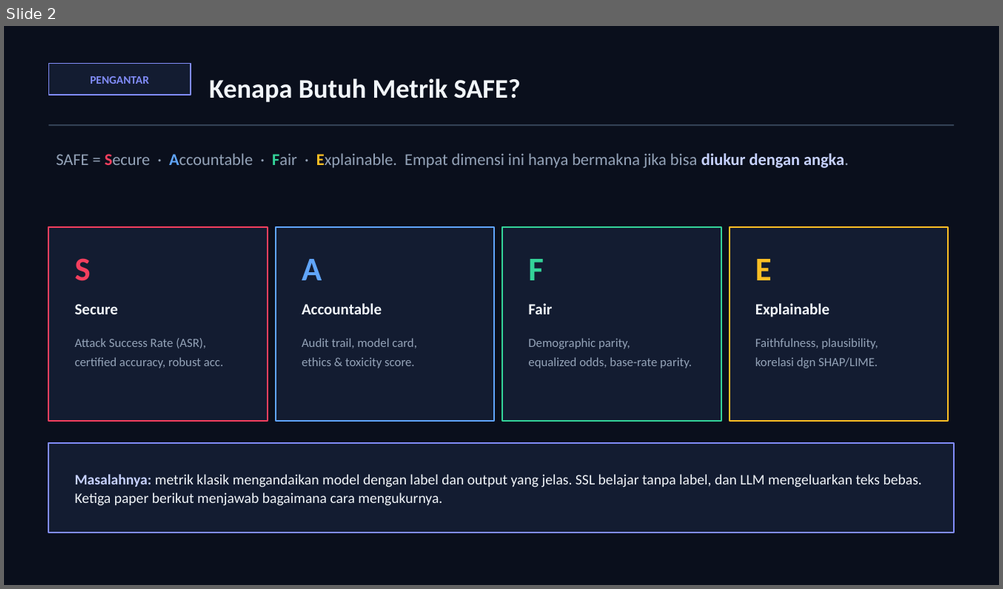
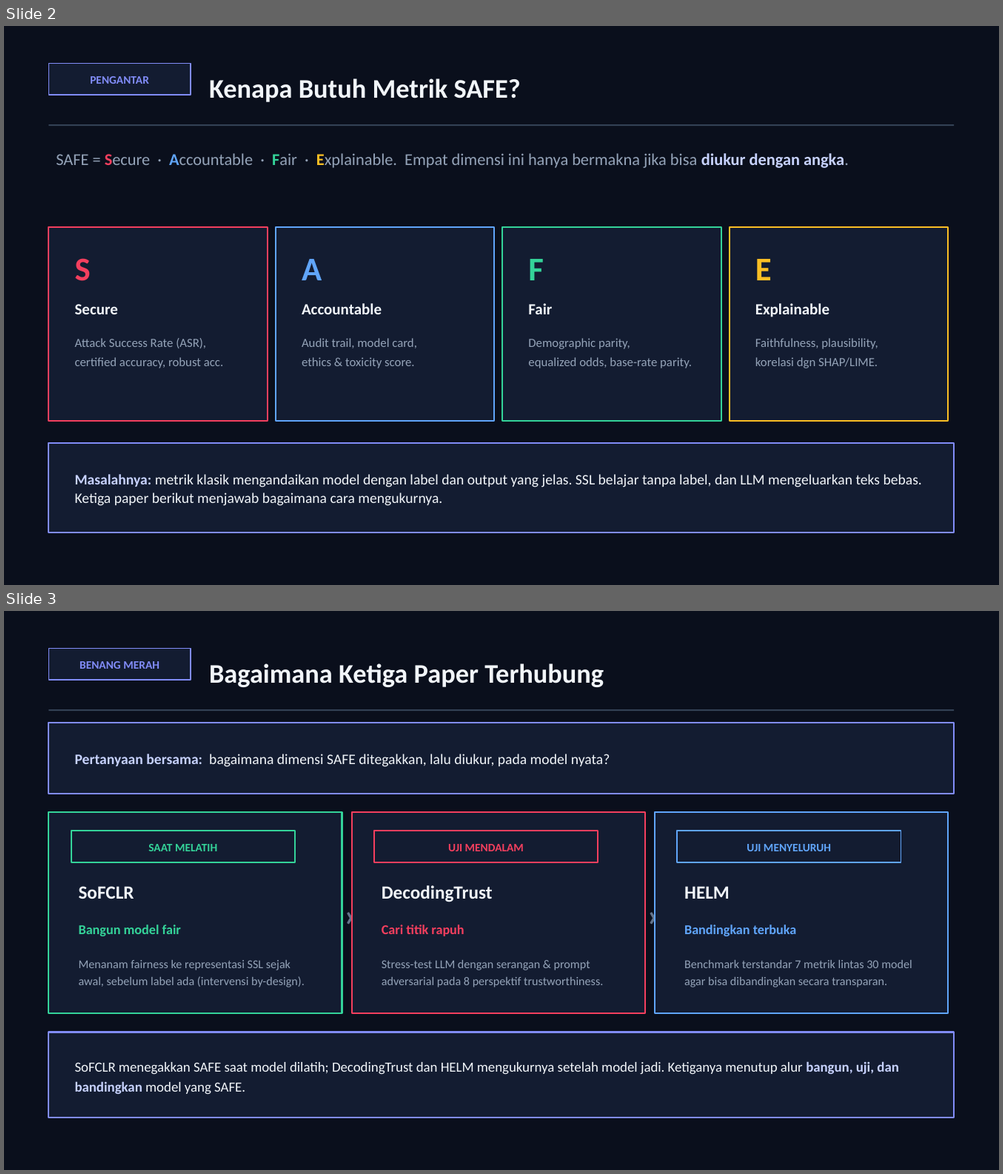
Before and after one commit to awangga/awangga.github.io, a slide deck: safe/metrics/SAFE-AI-Metrics.pptx. Shown one above the other, each under a label of ours: slide 2 before the commit, slides 2 and 3 after it. The pictures are 1003x589 and 1003x1174 pixels, drawn with LibreOffice and Linux fonts; fonts in the diff are those of the drawing. Boxes give left, top, right and bottom in pixels: in the first picture for what was removed or moved away, otherwise in the second. Text is boxed around its words. In the diff, an @@ line names an element or a change of style, - is before the commit and + after.

```diff
--- a/safe/metrics/SAFE-AI-Metrics.pptx
+++ b/safe/metrics/SAFE-AI-Metrics.pptx
@@ slide 3 added at (x1=4, y1=611, x2=999, y2=1170), background #FFFFFF @@
@@ rectangle added at (x1=4, y1=611, x2=999, y2=1170), fill #0A0F1C @@
@@ rectangle added at (x1=48, y1=648, x2=190, y2=680), fill #131C31, outline #818CF8 1.25 pt @@
@@ text added at (x1=79, y1=661, x2=159, y2=669), 11 pt, text #818CF8, bold @@
+BENANG MERAH
@@ text added at (x1=209, y1=664, x2=603, y2=687), 26 pt, text #F1F5F9, bold @@
+Bagaimana Ketiga Paper Terhubung
@@ rectangle added at (x1=48, y1=709, x2=954, y2=711), fill #334155 @@
@@ rectangle added at (x1=48, y1=723, x2=954, y2=794), fill #131C31, outline #818CF8 1.5 pt @@
@@ text added at (x1=75, y1=754, x2=610, y2=767), 14 pt, text #F1F5F9 @@
+Pertanyaan bersama: bagaimana dimensi SAFE ditegakkan, lalu diukur, pada model nyata?
@@ rectangle added at (x1=48, y1=812, x2=342, y2=1014), fill #131C31, outline #34D399 1.5 pt @@
@@ rectangle added at (x1=71, y1=831, x2=295, y2=863), fill #131C31, outline #34D399 1.25 pt @@
@@ text added at (x1=342, y1=812, x2=352, y2=1014), 30 pt, text #64748B, bold @@
+›
@@ rectangle added at (x1=352, y1=812, x2=645, y2=1014), fill #131C31, outline #F43F5E 1.5 pt @@
@@ rectangle added at (x1=374, y1=831, x2=598, y2=863), fill #131C31, outline #F43F5E 1.25 pt @@
@@ text added at (x1=645, y1=812, x2=654, y2=1014), 30 pt, text #64748B, bold @@
+›
@@ rectangle added at (x1=654, y1=812, x2=948, y2=1014), fill #131C31, outline #60A5FA 1.5 pt @@
@@ rectangle added at (x1=677, y1=831, x2=901, y2=863), fill #131C31, outline #60A5FA 1.25 pt @@
@@ text added at (x1=148, y1=844, x2=217, y2=851), 11 pt, text #34D399, bold @@
+SAAT MELATIH
@@ text added at (x1=448, y1=844, x2=523, y2=851), 11 pt, text #F43F5E, bold @@
+UJI MENDALAM
@@ text added at (x1=746, y1=844, x2=831, y2=851), 11 pt, text #60A5FA, bold @@
+UJI MENYELURUH
@@ text added at (x1=79, y1=886, x2=134, y2=899), 18 pt, text #F1F5F9, bold @@
+SoFCLR
@@ text added at (x1=381, y1=886, x2=492, y2=903), 18 pt, text #F1F5F9, bold @@
+DecodingTrust
@@ text added at (x1=684, y1=886, x2=729, y2=899), 18 pt, text #F1F5F9, bold @@
+HELM
@@ text added at (x1=79, y1=925, x2=181, y2=937), 13 pt, text #34D399, bold @@
+Bangun model fair
@@ text added at (x1=381, y1=925, x2=464, y2=937), 13 pt, text #F43F5E, bold @@
+Cari titik rapuh
@@ text added at (x1=684, y1=925, x2=797, y2=937), 13 pt, text #60A5FA, bold @@
+Bandingkan terbuka
@@ text added at (x1=79, y1=960, x2=304, y2=988), 11.5 pt, text #94A3B8 @@
+Menanam fairness ke representasi SSL sejak awal, sebelum label ada (intervensi by-design).
@@ text added at (x1=381, y1=960, x2=603, y2=988), 11.5 pt, text #94A3B8 @@
+Stress-test LLM dengan serangan & prompt adversarial pada 8 perspektif trustworthiness.
@@ text added at (x1=684, y1=960, x2=912, y2=988), 11.5 pt, text #94A3B8 @@
+Benchmark terstandar 7 metrik lintas 30 model agar bisa dibandingkan secara transparan.
@@ rectangle added at (x1=48, y1=1033, x2=954, y2=1119), fill #131C31, outline #818CF8 1.5 pt @@
@@ text added at (x1=75, y1=1062, x2=898, y2=1095), 13.5 pt, text #F1F5F9 @@
+SoFCLR menegakkan SAFE saat model dilatih; DecodingTrust dan HELM mengukurnya setelah model jadi. Ketiganya menutup alur bangun, uji, dan bandingkan model yang SAFE.
```
Also in this commit, not shown: 2 slides changed, 1 other file.
